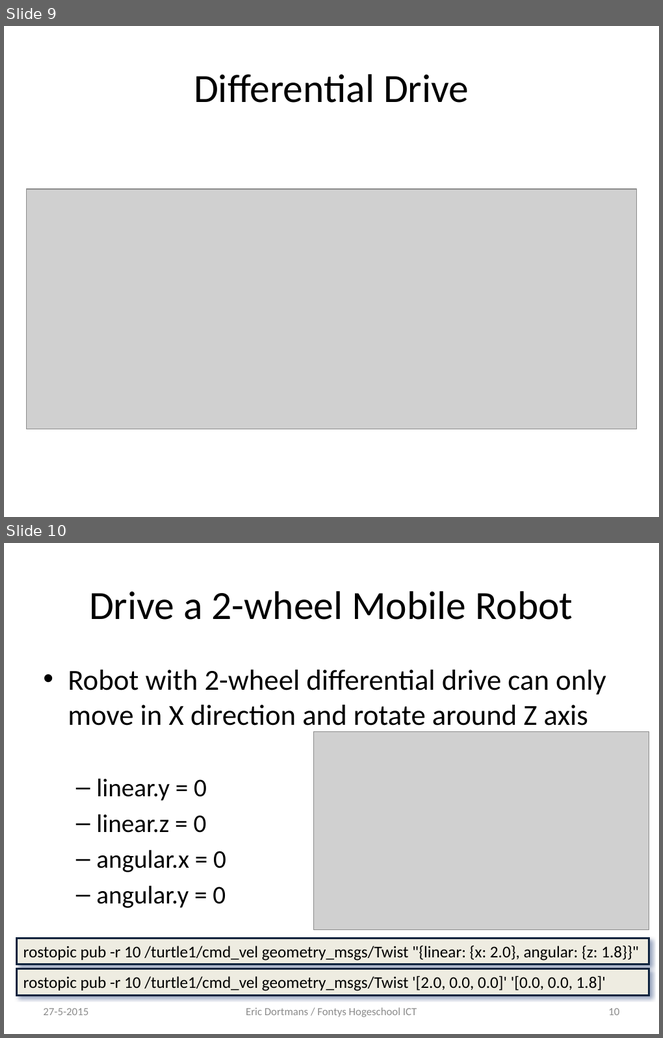
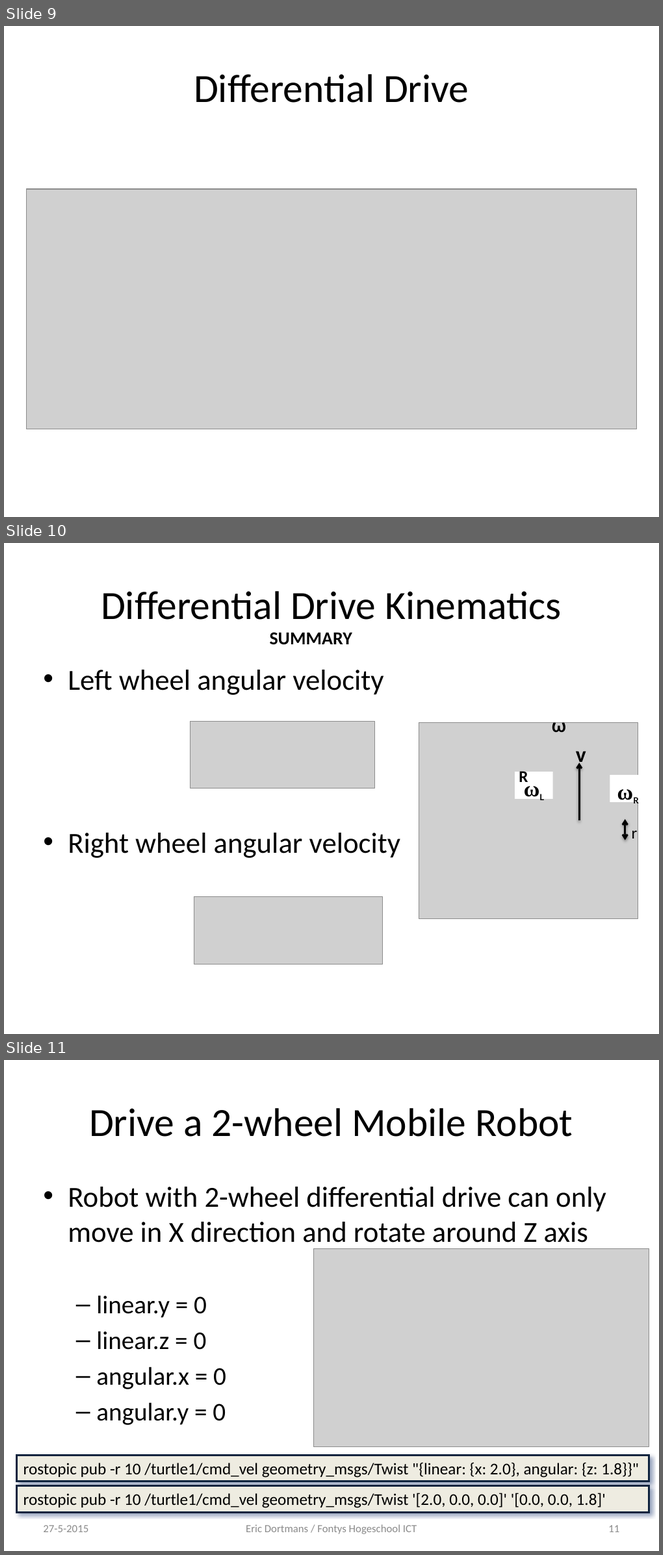
Before and after one commit to dortmans/ros_workshop, a slide deck: deel2.pptx. Shown one above the other, each under a label of ours: slides 9 and 10 before the commit, slides 9, 10 and 11 after it. The pictures are 663x1038 and 663x1555 pixels, drawn with LibreOffice and Linux fonts; fonts in the diff are those of the drawing; grey boxes stand for pictures. Boxes give left, top, right and bottom in pixels: in the first picture for what was removed or moved away, otherwise in the second. Text is boxed around its words. In the diff, an @@ line names an element or a change of style, - is before the commit and + after.

```diff
--- a/deel2.pptx
+++ b/deel2.pptx
@@ slide 10 added at (4, 543, 659, 1034), background #FFFFFF @@
@@ title added at (101, 591, 561, 620), 44 pt, text #000000 @@
+Differential Drive Kinematics
@@ text added at (270, 632, 352, 645), 20 pt, text #000000, bold @@
+SUMMARY
@@ text added at (68, 670, 400, 858), 32 pt, text #000000 @@
+• Left wheel angular velocity
+• Right wheel angular velocity
@@ picture added at (190, 722, 375, 789) @@
@@ group added at (419, 717, 646, 919): 4 texts, 2 rectangles, 1 picture, 1 double arrow, 1 arrow @@
+r
+ω
+v
+ωL
+ωR
+R
@@ picture added at (194, 897, 383, 964) @@
@@ what was slide 10 is now slide 11 @@
@@ page number at (608, 1525, 620, 1533): text changed @@
-10
+11
```
Also in this commit, not shown: 1 slide changed, 1 other slide added.
